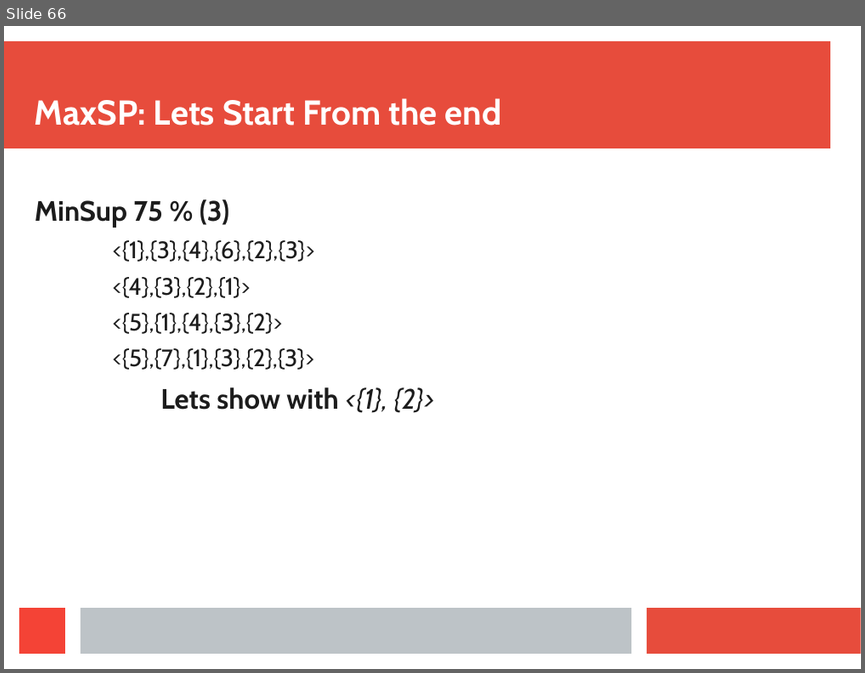
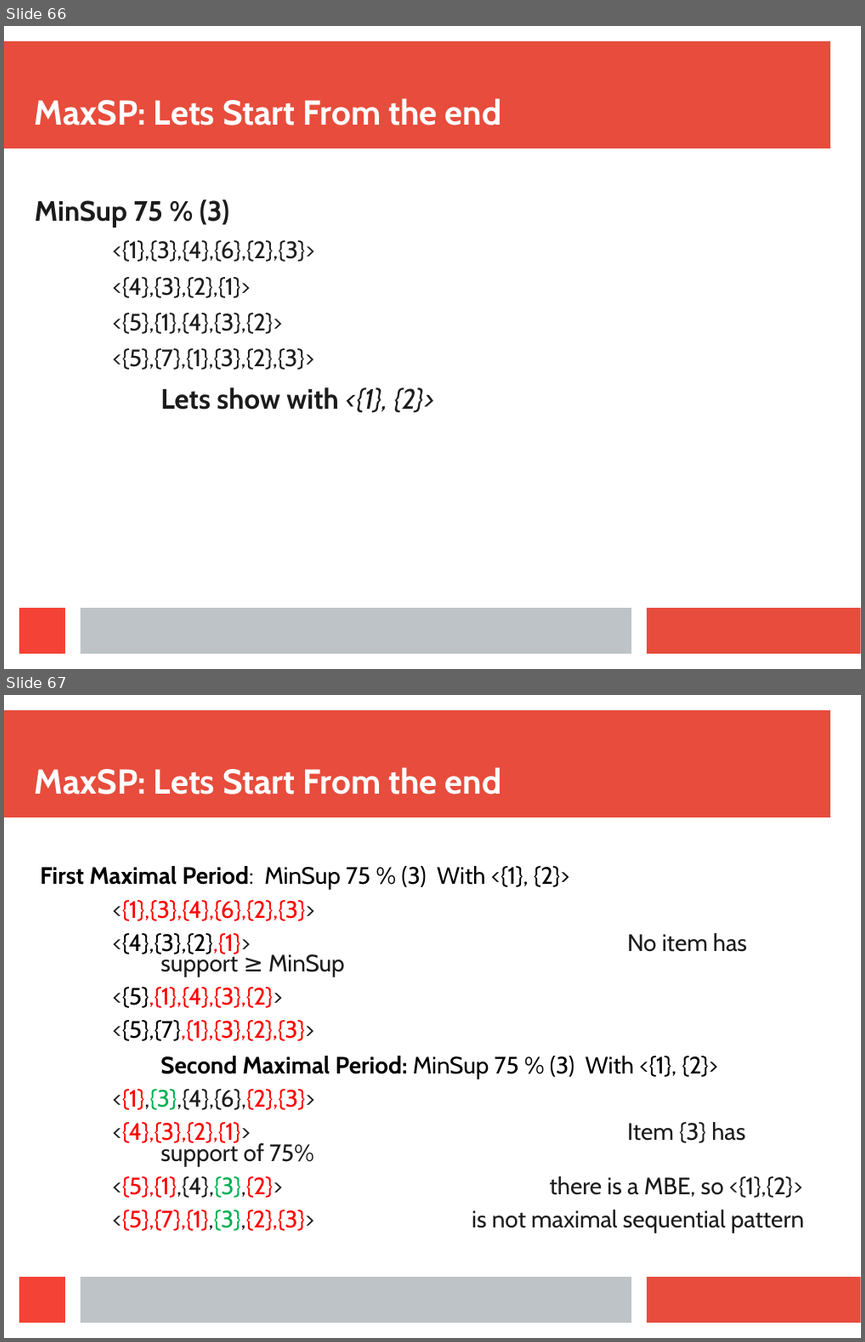
Before and after one commit to Symeon94/iaseminar, a slide deck: presentation/Presentation.ppt. Shown one above the other, each under a label of ours: slide 66 before the commit, slides 66 and 67 after it. The pictures are 865x673 and 865x1342 pixels, drawn with LibreOffice and Linux fonts; fonts in the diff are those of the drawing. Boxes give left, top, right and bottom in pixels: in the first picture for what was removed or moved away, otherwise in the second. Text is boxed around its words. In the diff, an @@ line names an element or a change of style, - is before the commit and + after.

```diff
--- a/presentation/Presentation.ppt
+++ b/presentation/Presentation.ppt
@@ slide 67 added at (x1=4, y1=695, x2=861, y2=1338), background #FFFFFF; not listed: 4 template elements that a slide beside it also shows @@
@@ title added at (x1=35, y1=767, x2=502, y2=794), 32 pt, text #FFFFFF, bold @@
+MaxSP: Lets Start From the end
@@ text added at (x1=40, y1=866, x2=804, y2=1232), 22 pt, text #1C1C1C @@
+First Maximal Period: MinSup 75 % (3) With <{1}, {2}>
+  <{1},{3},{4},{6},{2},{3}>
+  <{4},{3},{2},{1}> No item has support ≥ MinSup
+  <{5},{1},{4},{3},{2}>
+  <{5},{7},{1},{3},{2},{3}>
+Second Maximal Period: MinSup 75 % (3) With <{1}, {2}>
+  <{1},{3},{4},{6},{2},{3}>
+  <{4},{3},{2},{1}> Item {3} has support of 75%
+  <{5},{1},{4},{3},{2}> there is a MBE, so <{1},{2}>
+  <{5},{7},{1},{3},{2},{3}> is not maximal sequential pattern
```
Also in this commit, not shown: 3 slides changed, 3 other files.
